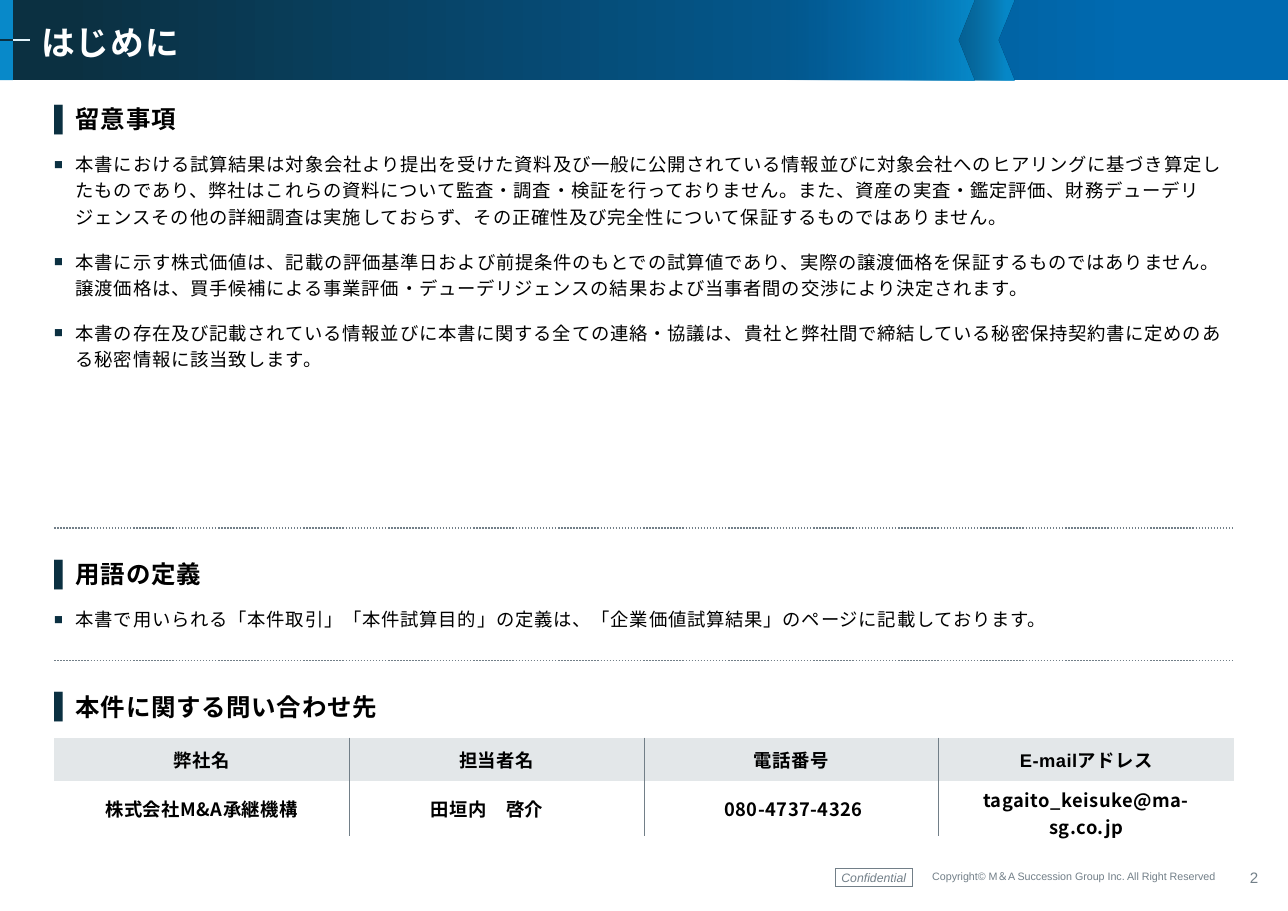
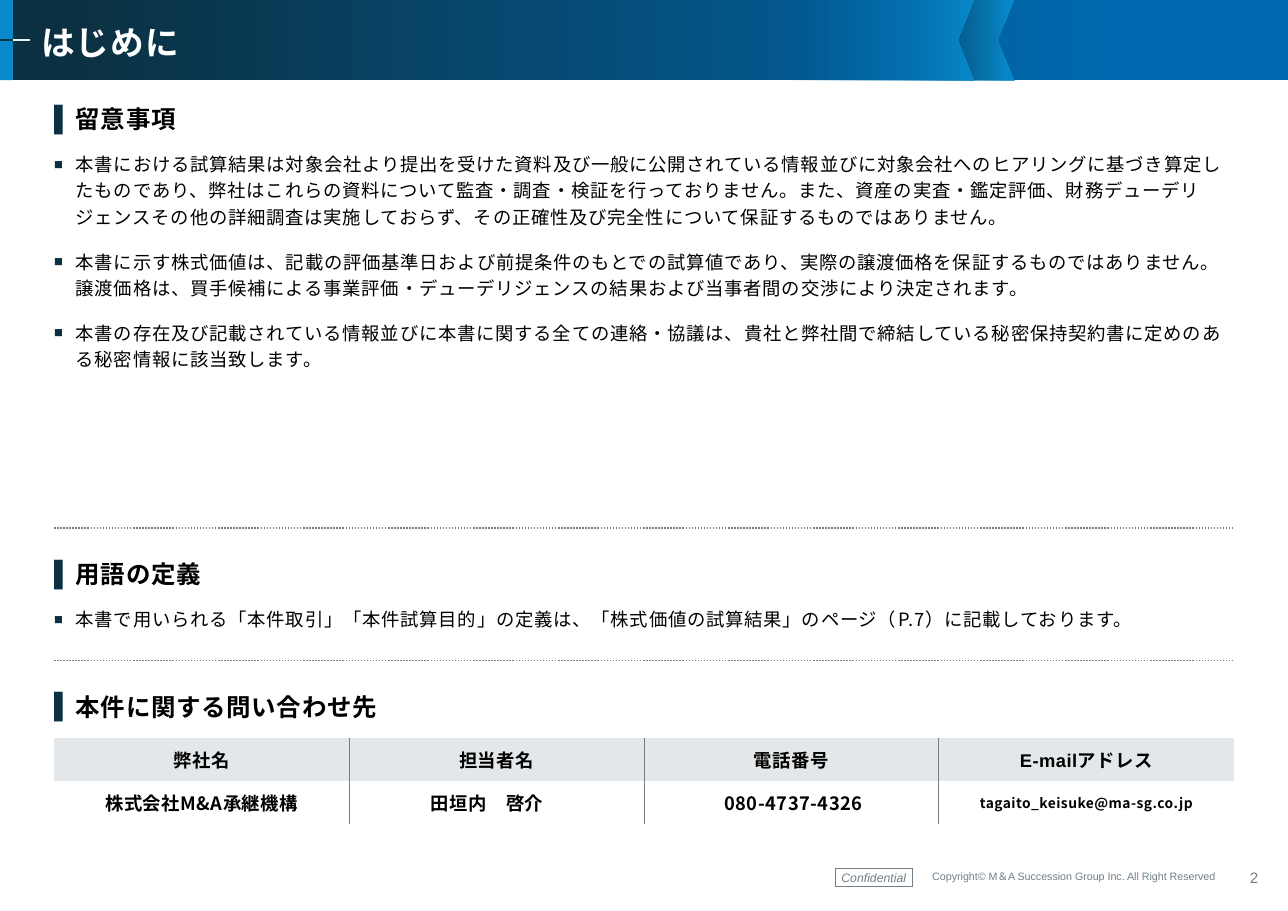
Before and after one commit to keisuketagaito/github-1st, a slide deck: slide 2 of LUXAS株式会社/株式価値評価書_LUXAS株式会社_20260923.pptx. Drawn at 1288x911 pixels with LibreOffice and Linux fonts; fonts in the diff are those of the drawing; background and template pictures are left out. Boxes give left, top, right and bottom in pixels: in the first picture for what was removed or moved away, otherwise in the second. Text is boxed around its words. In the diff, an @@ line names an element or a change of style, - is before the commit and + after.

```diff
--- a/LUXAS株式会社/株式価値評価書_LUXAS株式会社_20260923.pptx
+++ b/LUXAS株式会社/株式価値評価書_LUXAS株式会社_20260923.pptx
@@ text at (76,610,1131,628): text changed @@
-■ 本書で用いられる「本件取引」「本件試算目的」の定義は、「企業価値試算結果」のページに記載しております。
+■ 本書で用いられる「本件取引」「本件試算目的」の定義は、「株式価値の試算結果」のページ（P.7）に記載しております。
@@ table at (54,737,1235,824) @@
@@ size 12 to 9 pt in "tagaito_keisuke@ma-sg.co.jp" @@
```
Also in this commit, not shown: 7 other slides changed, 7 other files.
